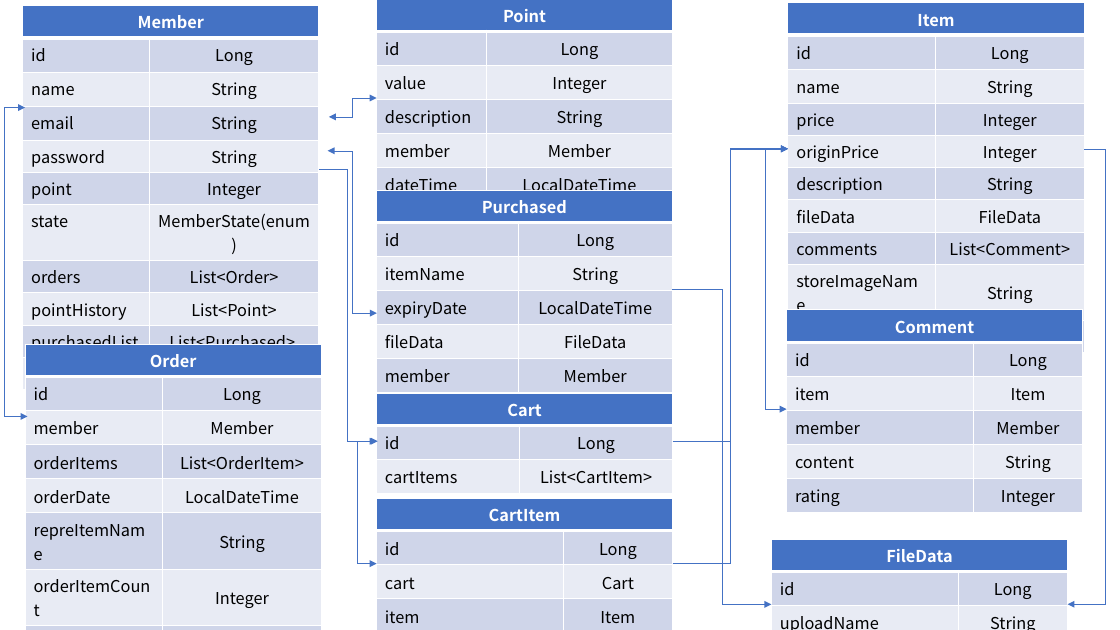
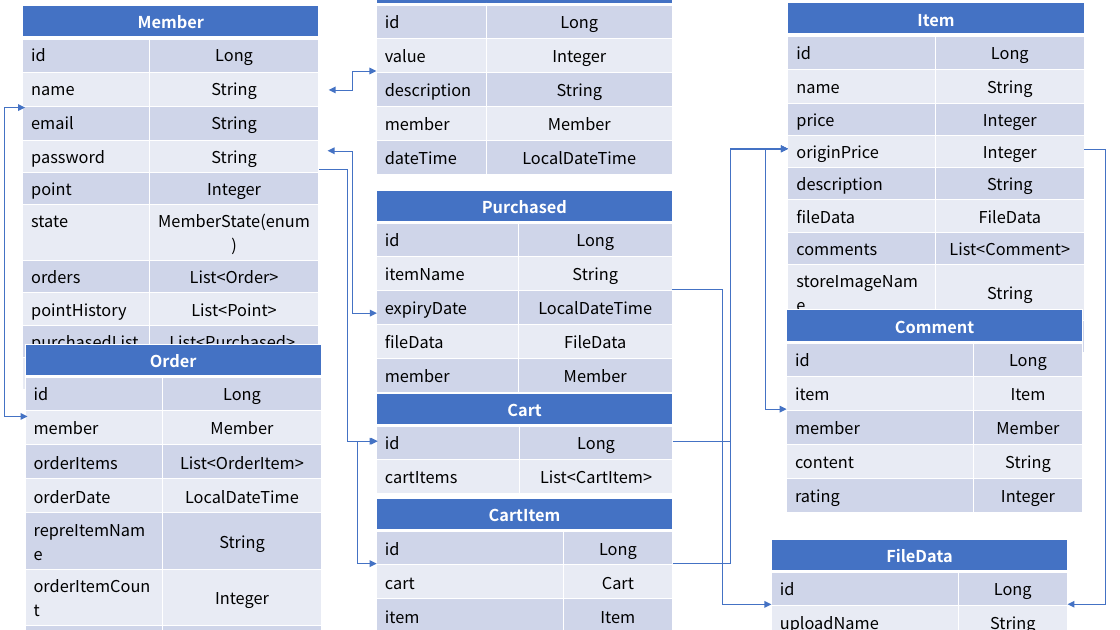
Before and after one commit to redcarrot1/Toyproject4, a slide deck: slide 1 of 설계.pptx. Drawn at 1120x630 pixels with LibreOffice and Linux fonts; fonts in the diff are those of the drawing. Boxes give left, top, right and bottom in pixels: in the first picture for what was removed or moved away, otherwise in the second. Text is boxed around its words. In the diff, an @@ line names an element or a change of style, - is before the commit and + after.

```diff
--- a/설계.pptx
+++ b/설계.pptx
@@ table: place and size @@
-table at [376, 0, 673, 201]
+table at [376, 0, 673, 171]
@@ elbow double arrow moved from (329, 117) - (376, 98) to (329, 90) - (376, 71) @@
```
Also in this commit, not shown: 11 other files.
